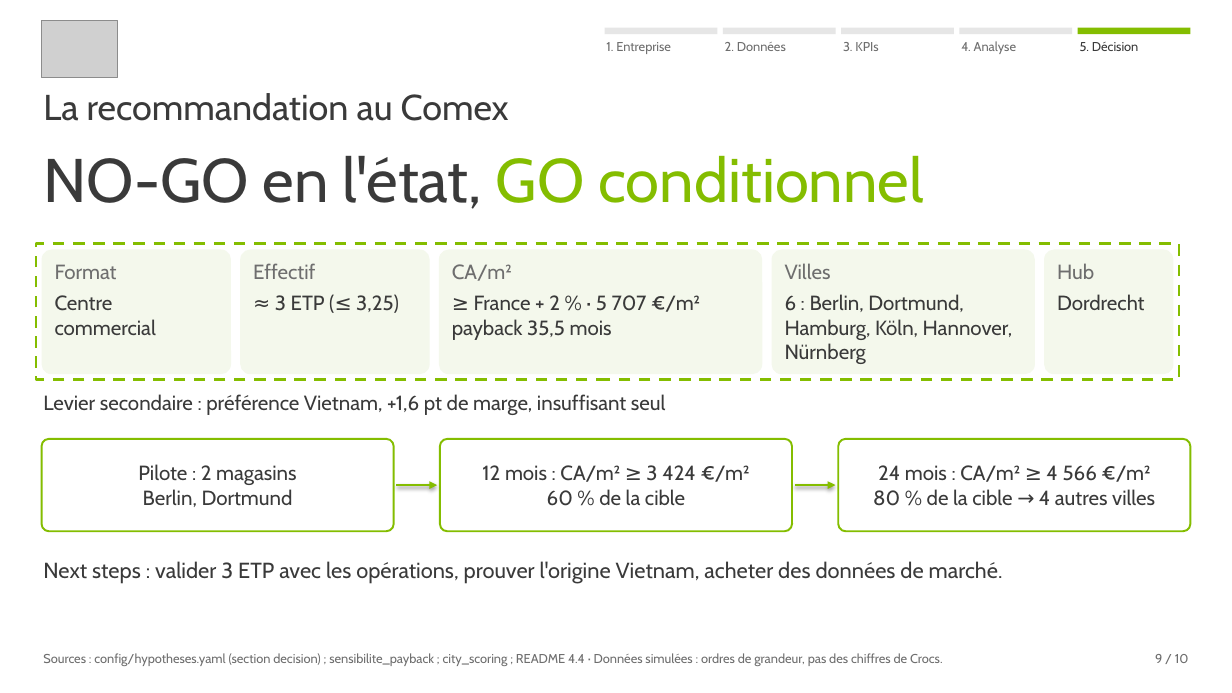
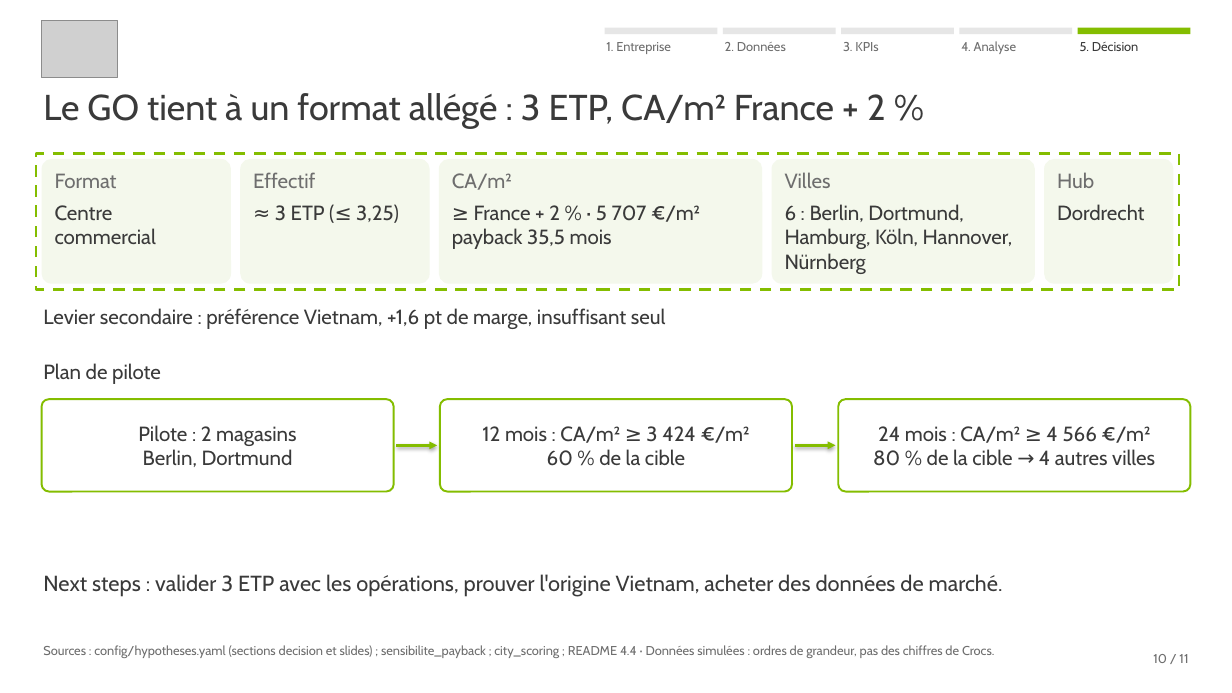
Before and after one commit to jeanlisek/Projet-Crocs-Expansion, a slide deck: slide 10 of slides/Crocs_Expansion_Allemagne_Comex.pptx (slide 9 before the commit). Drawn at 1232x693 pixels with LibreOffice and Linux fonts; fonts in the diff are those of the drawing; grey boxes stand for pictures. Boxes give left, top, right and bottom in pixels: in the first picture for what was removed or moved away, otherwise in the second. Text is boxed around its words. In the diff, an @@ line names an element or a change of style, - is before the commit and + after.

Commit message:
T13 : corrections de relecture, modele en etoile et flocon en slide 2, criteres en slide 9, conditions et plan en slide 10

```diff
--- a/slides/Crocs_Expansion_Allemagne_Comex.pptx
+++ b/slides/Crocs_Expansion_Allemagne_Comex.pptx
@@ text at (43, 93, 886, 129): text changed @@
-La recommandation au Comex
+Le GO tient à un format allégé : 3 ETP, CA/m² France + 2 %
@@ text removed at (43, 155, 924, 209) @@
-NO-GO en l'état, GO conditionnel
@@ 10 texts, 5 rounded rectangles, 1 rectangle: place and size @@
-10 texts, 5 rounded rectangles, 1 rectangle at (36, 244, 1179, 380)
+10 texts, 5 rounded rectangles, 1 rectangle at (36, 153, 1179, 289)
@@ text "Levier secondaire : préférence Vietnam, ...": place and size @@
-text "Levier secondaire : préférence Vietnam, ..." at (43, 394, 666, 415)
+text "Levier secondaire : préférence Vietnam, ..." at (43, 308, 666, 329)
@@ text added at (43, 363, 161, 384), 16 pt, text #3A3A3A @@
+Plan de pilote
@@ 3 texts, 3 rounded rectangles, 2 arrows: place and size @@
-3 texts, 3 rounded rectangles, 2 arrows at (42, 439, 1190, 531)
+3 texts, 3 rounded rectangles, 2 arrows at (42, 399, 1190, 492)
@@ text "Next steps : valider 3 ...": place and size @@
-text "Next steps : valider 3 ..." at (43, 561, 1003, 584)
+text "Next steps : valider 3 ..." at (43, 574, 1003, 597)
@@ text at (43, 645, 994, 658): text changed @@
-Sources : config/hypotheses.yaml (section decision) ; sensibilite_payback ; city_scoring ; README 4.4 · Données simulées : ordres de grandeur, pas des chiffres de Crocs.
+Sources : config/hypotheses.yaml (sections decision et slides) ; sensibilite_payback ; city_scoring ; README 4.4 · Données simulées : ordres de grandeur, pas des chiffres de Crocs.
@@ text at (1153, 654, 1188, 663): text changed @@
-9 / 10
+10 / 11
```
Also in this commit, not shown: 8 other slides changed, 2 slides added, 1 slide removed, 15 other files.
